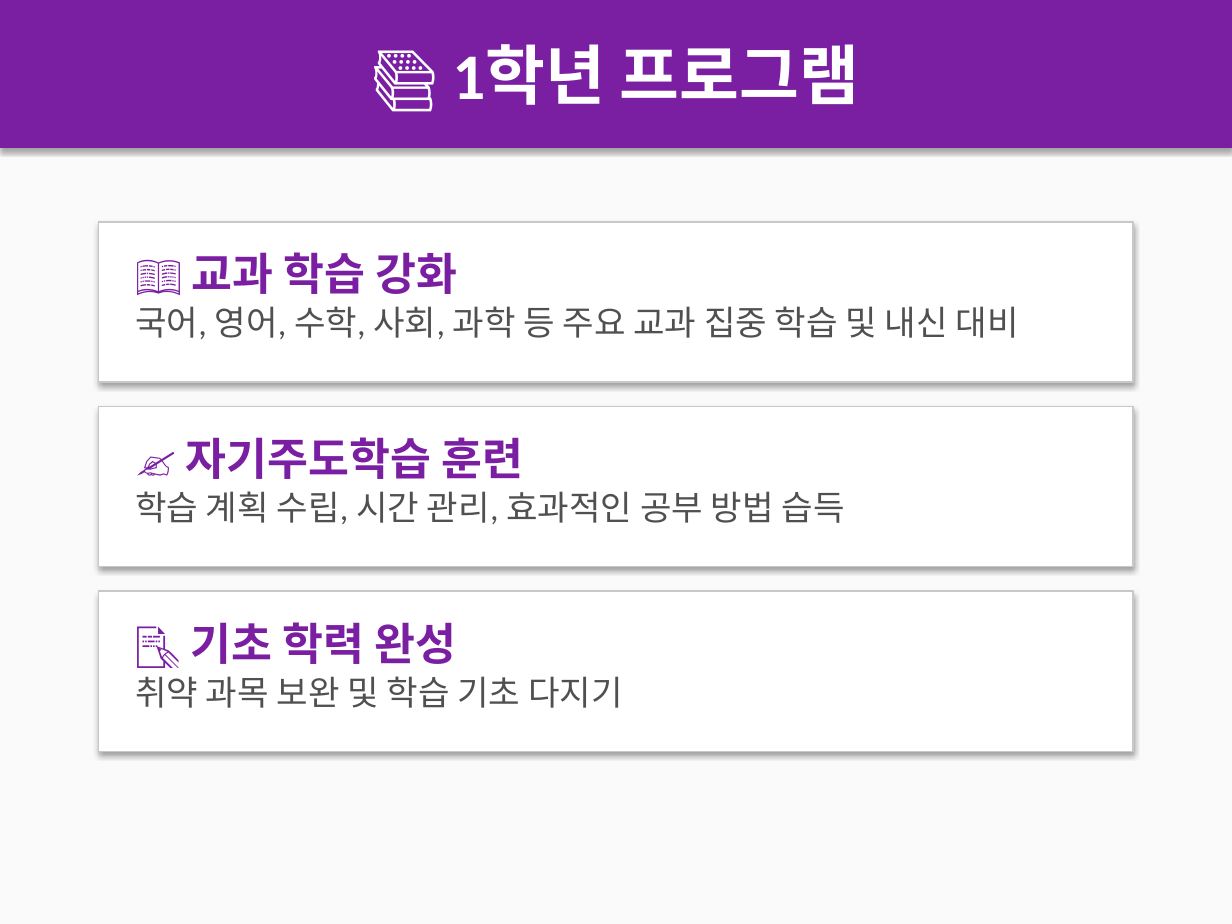
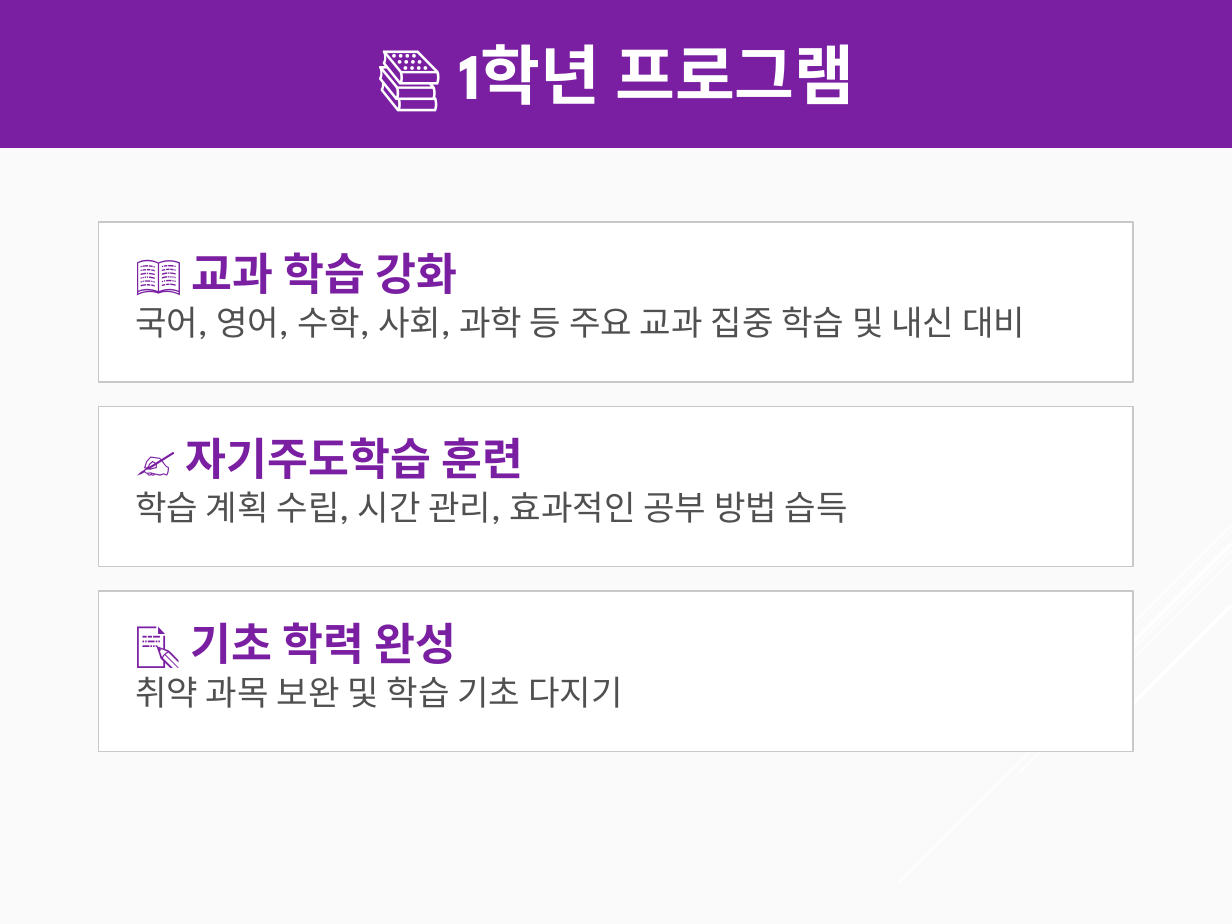
Before and after one commit to da-um3481/da-um-jinro, a slide deck: slide 5 of 근화여자중학교_겨울방학_자기주도학습_프로그램_제안서.pptx. Drawn at 1232x924 pixels with LibreOffice and Linux fonts; fonts in the diff are those of the drawing. Boxes give left, top, right and bottom in pixels: in the first picture for what was removed or moved away, otherwise in the second. Text is boxed around its words. In the diff, an @@ line names an element or a change of style, - is before the commit and + after.

Commit message:
📊 PPT 제안서 업데이트: 자기주도학습UP 챌린지
[업데이트 내용]
- 프로그램 제목: '자기주도학습UP 챌린지'로 통일
- 제안 개요: 대상, 기간, 목표, 방식 명확화
- 프로그램 필요성: 겨울방학 학습 공백 방지 강조
- 맞춤형 특징: 30일 집중 학습, 1:1 관리
- 학년별 프로그램: 1학년/2학년 구분
- 온라인 학습관리 시스템 활용
- 정기 학습 리포트 제공

[파일 정보]
- 파일명: 근화여자중학교_겨울방학_자기주도학습_프로그램_제안서.pptx
- 크기: 64KB
- 형식: PowerPoint 2007+ (PPTX)

```diff
--- a/근화여자중학교_겨울방학_자기주도학습_프로그램_제안서.pptx
+++ b/근화여자중학교_겨울방학_자기주도학습_프로그램_제안서.pptx
@@ rectangle "📚 1학년 프로그램" at (x1=0, y1=0, x2=1232, y2=148): font Calibri to League Spartan; shadow off @@
@@ text "국어, 영어, 수학, 사회, 과학 ..." at (x1=135, y1=306, x2=1025, y2=339): font Calibri to League Spartan @@
@@ text "학습 계획 수립, 시간 관리, ..." at (x1=135, y1=491, x2=848, y2=524): font Calibri to League Spartan @@
@@ shadow off in 3 elements at (x1=99, y1=222, x2=1133, y2=382), (x1=99, y1=407, x2=1133, y2=567), (x1=99, y1=591, x2=1133, y2=752) @@
@@ group added at (x1=899, y1=525, x2=1232, y2=883): 5 lines @@
```
Also in this commit, not shown: 9 other slides changed, 1 slide removed.
